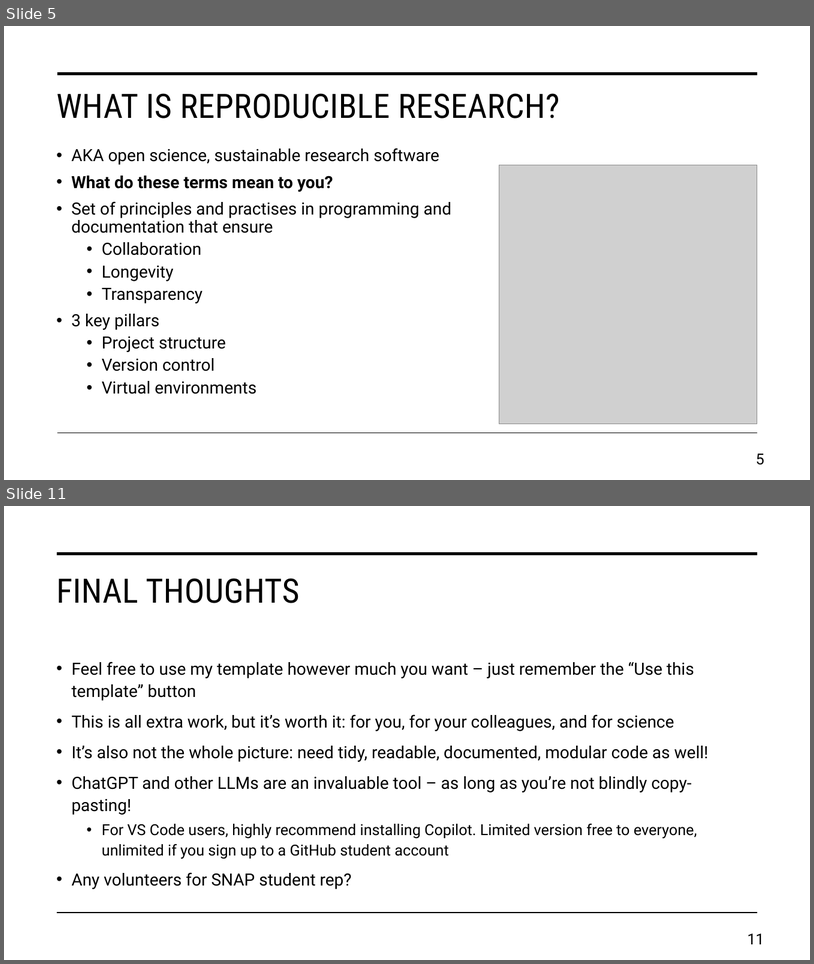
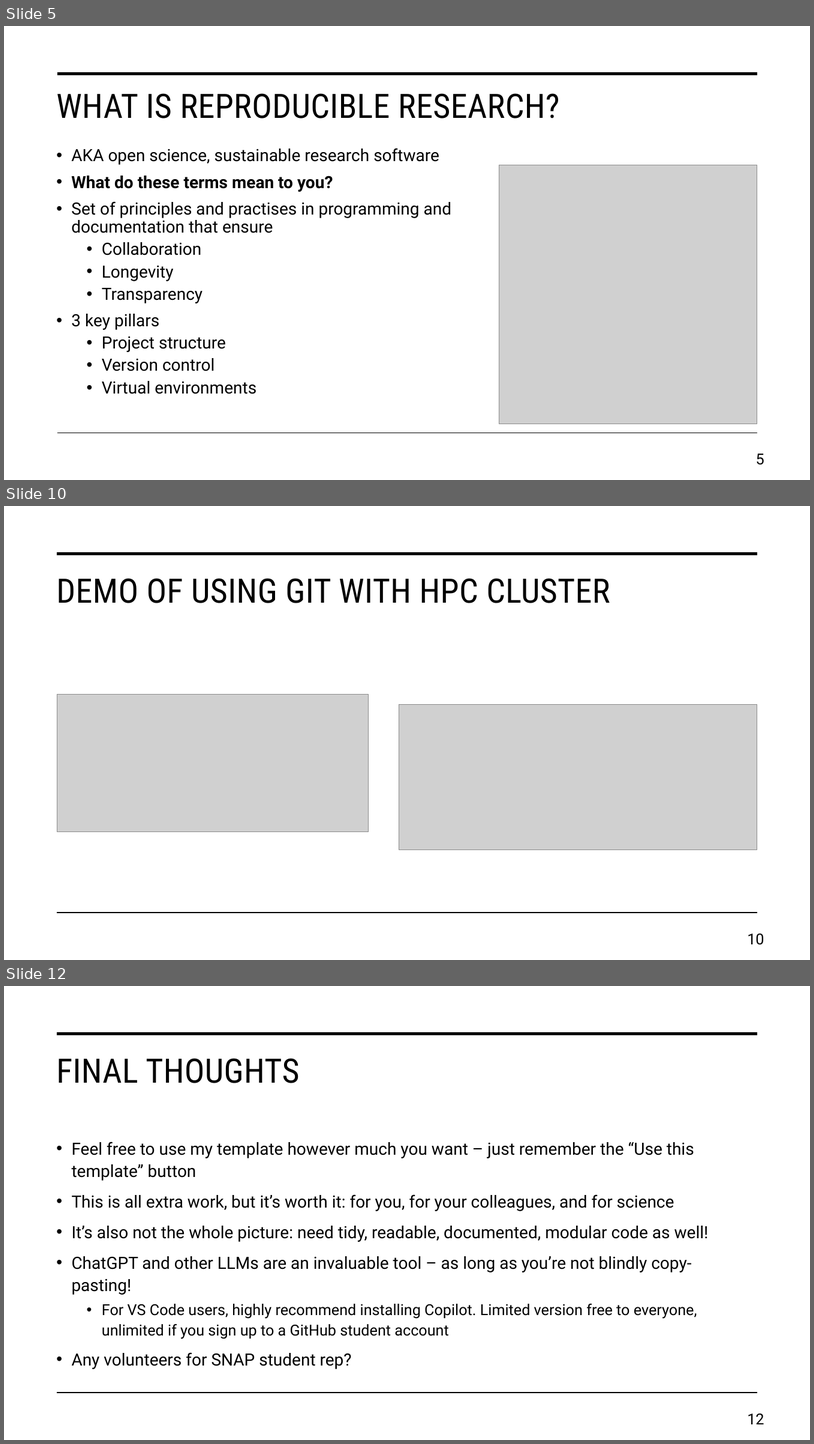
Before and after one commit to daniel-wrench/snap-research-template, a slide deck: doc/workshop_slides.pptx. Shown one above the other, each under a label of ours: slides 5 and 11 before the commit, slides 5, 10 and 12 after it; the slides between them are not shown. The pictures are 814x964 and 814x1444 pixels, drawn with LibreOffice and Linux fonts; fonts in the diff are those of the drawing; grey boxes stand for pictures. Boxes give left, top, right and bottom in pixels: in the first picture for what was removed or moved away, otherwise in the second. Text is boxed around its words. In the diff, an @@ line names an element or a change of style, - is before the commit and + after.

```diff
--- a/doc/workshop_slides.pptx
+++ b/doc/workshop_slides.pptx
@@ slide 10 added at [4, 506, 810, 960], background #FFFFFF; not listed: 2 template elements that a slide beside it also shows @@
@@ title added at [56, 578, 610, 603], 40 pt, text #000000 @@
+DEMO OF USING GIT WITH HPC CLUSTER
@@ picture added at [57, 694, 369, 831] @@
@@ picture added at [399, 704, 758, 849] @@
@@ page number added at [747, 933, 764, 945], 18 pt, text #000000 @@
+10
@@ what was slide 11 is now slide 12 @@
@@ page number at [747, 1413, 764, 1424]: text changed @@
-11
+12
```
Also in this commit, not shown: 8 slides changed, 2 other slides added, 2 other files.
